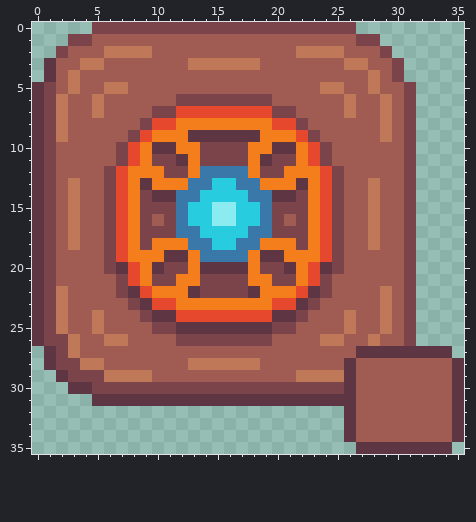
Two versions of one pixel-art file, images/hookpoint button.aseprite. The picture above is the old version.
36x36 pixels, 1 frame.
Once edited:
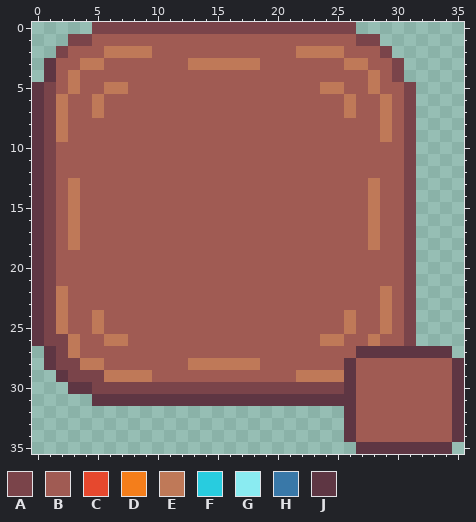
Palette (. is transparent): A #7a444a  B #a05b53  C #e6482e  D #f47e1b  E #bf7958  F #28ccdf  G #8aebf1  H #3978a8  J #5e3643
What changed:
Layers "Layer", "Background":
Colour A gives way to colour B in row 6 at x 12 to 19; in row 7 at x 10 to 11 and 20 to 21; in row 8 at x 9 and 22; in row 9 at x 8 and 23; in row 10 at x 7, 14 to 17 and 24; in row 11 at x 7, 10 to 11, 14 to 17, 20 to 21 and 24.
Colour A gives way to colour B in row 12 at x 6, 11 to 12, 19 to 20 and 25; in row 13 at x 6 and 25; in row 14 at x 6, 9, 22 and 25; in row 15 at x 6, 9 to 11, 20 to 22 and 25; in row 16 at x 6, 9, 11, 20, 22 and 25; in row 17 at x 6, 9 to 11, 20 to 22 and 25.
Colour A gives way to colour B in row 18 at x 6, 9, 22 and 25; in row 19 at x 6 and 25; in row 20 at x 6, 11 to 12, 19 to 20 and 25; in row 21 at x 7, 10 to 11, 14 to 17, 20 to 21 and 24; in row 22 at x 7, 14 to 17 and 24; in row 23 at x 8 and 23.
Colour A gives way to colour B in row 24 at x 9 and 22; in row 25 at x 10 to 11 and 20 to 21; in row 26 at x 12 to 19.
Colour C gives way to colour B in row 7 at x 12 to 19; in row 8 at x 10 to 11 and 20 to 21; in row 9 at x 9 and 22; in rows 10 to 11 at x 8 and 23; in rows 12 to 19 at x 7 and 24; in rows 20 to 21 at x 8 and 23.
Colour C gives way to colour B in row 22 at x 9 and 22; in row 23 at x 10 to 11 and 20 to 21; in row 24 at x 12 to 19.
Colour D gives way to colour B in row 8 at x 12 to 19; in row 9 at x 10 to 12 and 19 to 21; in row 10 at x 9, 12 to 13, 18 to 19 and 22; in row 11 at x 9, 13, 18 and 22; in row 12 at x 8 to 10, 13, 18 and 21 to 23; in row 13 at x 8, 10 to 12, 19 to 21 and 23.
Colour D gives way to colour B in rows 14 to 17 at x 8 and 23; in row 18 at x 8, 10 to 12, 19 to 21 and 23; in row 19 at x 8 to 10, 13, 18 and 21 to 23; in row 20 at x 9, 13, 18 and 22; in row 21 at x 9, 12 to 13, 18 to 19 and 22; in row 22 at x 10 to 12 and 19 to 21.
Colour D gives way to colour B in row 23 at x 12 to 19.
Colour F gives way to colour B in row 13 at x 15 to 16; in row 14 at x 14 to 17; in rows 15 to 16 at x 13 to 14 and 17 to 18; in row 17 at x 14 to 17; in row 18 at x 15 to 16.
Colour G gives way to colour B in rows 15 to 16 at x 15 to 16.
Colour H gives way to colour B in row 12 at x 14 to 17; in row 13 at x 13 to 14 and 17 to 18; in row 14 at x 12 to 13 and 18 to 19; in rows 15 to 16 at x 12 and 19; in row 17 at x 12 to 13 and 18 to 19; in row 18 at x 13 to 14 and 17 to 18.
Colour H gives way to colour B in row 19 at x 14 to 17.
Colour J gives way to colour B in row 9 at x 13 to 18; in row 10 at x 10 to 11 and 20 to 21; in row 11 at x 12 and 19; in row 13 at x 9 and 22; in row 14 at x 10 to 11 and 20 to 21; in row 19 at x 11 to 12 and 19 to 20.
Colour J gives way to colour B in row 20 at x 7, 10, 14 to 17, 21 and 24; in row 22 at x 8, 13, 18 and 23; in row 23 at x 9 and 22; in row 24 at x 10 to 11 and 20 to 21; in row 25 at x 12 to 19.
Where, in picture pixels (left, top, right, bottom), the same in both pictures:
changed: (104, 94, 344, 346)
